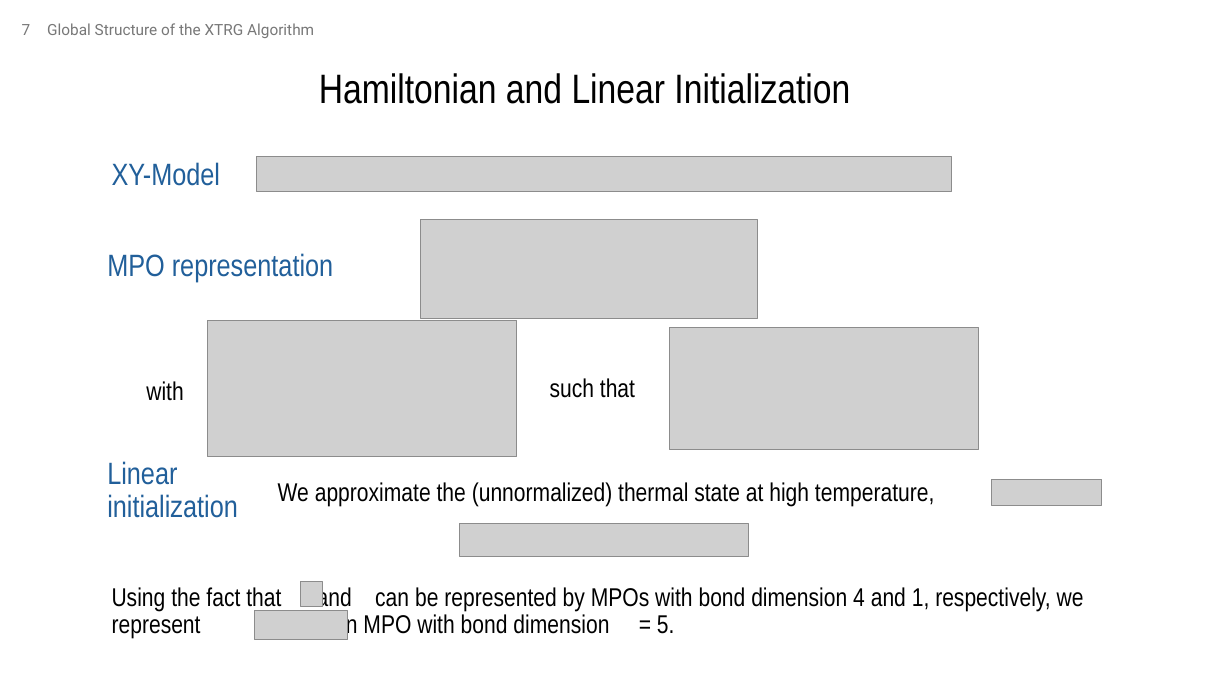
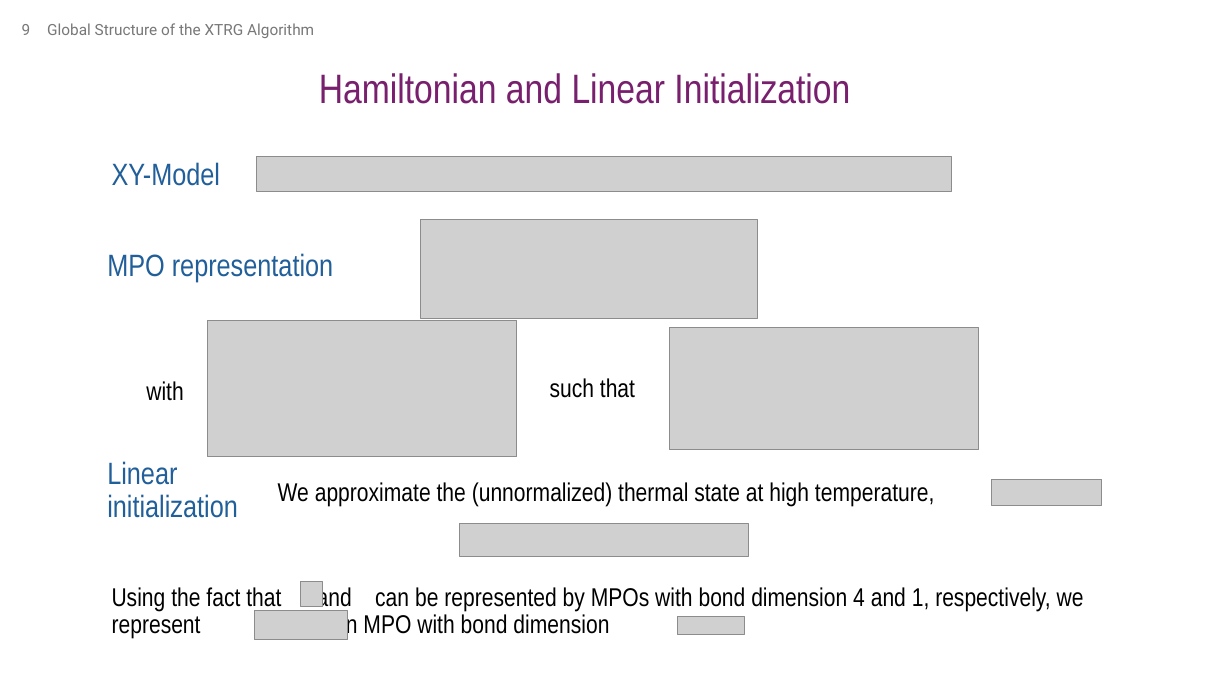
Before and after one commit to MrHighsenberg/XTRG-Algorithm, a slide deck: slide 9 of presentation/Term_Project_XTRG_Presentation.pptx (slide 7 before the commit). Drawn at 1232x693 pixels with LibreOffice and Linux fonts; fonts in the diff are those of the drawing; grey boxes stand for pictures; background and template pictures are left out. Boxes give left, top, right and bottom in pixels: in the first picture for what was removed or moved away, otherwise in the second. Text is boxed around its words. In the diff, an @@ line names an element or a change of style, - is before the commit and + after.

```diff
--- a/presentation/Term_Project_XTRG_Presentation.pptx
+++ b/presentation/Term_Project_XTRG_Presentation.pptx
@@ page number at (x1=22, y1=24, x2=31, y2=35): text changed @@
-7
+9
@@ text "Hamiltonian and Linear Initialization" at (x1=319, y1=73, x2=850, y2=104): text colour #000000 to #78206E @@
@@ text at (x1=112, y1=585, x2=1084, y2=639): text changed @@
-Using the fact that and can be represented by MPOs with bond dimension 4 and 1, respectively, we represent as an MPO with bond dimension = 5.
+Using the fact that and can be represented by MPOs with bond dimension 4 and 1, respectively, we represent as an MPO with bond dimension
@@ picture added at (x1=677, y1=616, x2=744, y2=634) @@
```
Also in this commit, not shown: 22 other slides changed, 5 slides added, 2 slides removed, 7 other files.
